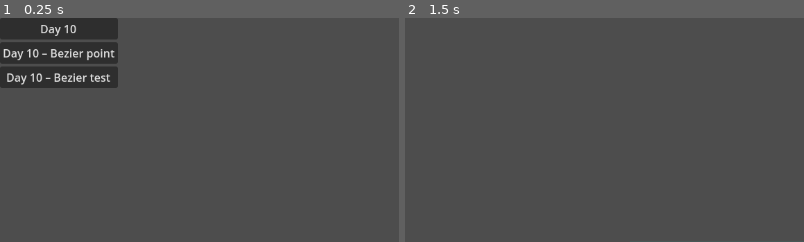
Above: before the commit, frames 1-2 (left to right).
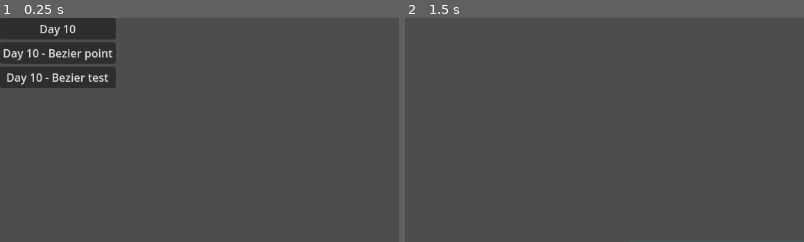
Above: after the commit, the same moments.

Repository: MikulasZelinka/advent-of-godot-2023
Game: Godot game, scene res://scenes/main.tscn
Same seed, same stepped clock (60 frames per second), same inputs: the game is played once before the commit and once after it.
Inputs:
- Up to frame 1 (0.25 s): no input
- Up to frame 2 (1.5 s): click "Day 10" at 0.5 s; click "example1" at 1.25 s
The pictures show only the part of the screen within x 0-50%, y 0-50%; the shares and areas given below are measured in that part.

The runs differ from the first frame. In frame 1, 1.2% of the frame differs, in the area x 10-30%, y 0-32%; in frame 2, nothing differs.

Commit message:
fmt: autoformat with gdscript-toolkit, lints

Diff:
--- a/scenes/day-10/bezier_point.gd
+++ b/scenes/day-10/bezier_point.gd
@@ -3,18 +3,19 @@
 @export var colour: Color
 var selected = false
 
-func  _draw():
+
+func _draw():
 #	print(name, " - ", "global: ", global_position, " local: ", position)
 	draw_circle(Vector2.ZERO, $CollisionShape2D.shape.radius * $CollisionShape2D.scale.x, colour)
 
 
-func _process(delta):
+func _process(_delta):
 	if selected:
 		global_position = get_global_mouse_position()
 		queue_redraw()
 
 
-func _on_input_event(viewport, event, shape_idx):
+func _on_input_event(_viewport, event, _shape_idx):
 #	print(event)
 	if event is InputEventMouseButton and event.button_index == MOUSE_BUTTON_LEFT:
 		selected = event.pressed
--- a/scenes/day-10/bezier_test.gd
+++ b/scenes/day-10/bezier_test.gd
@@ -1,5 +1,4 @@
 extends Node2D
-
 
 var points: PackedVector2Array
 
@@ -8,7 +7,6 @@
 
 var c0 = Vector2.ZERO
 var c1 = Vector2.ZERO
-
 
 var p0_last = Vector2.ZERO
 var p1_last = Vector2.ZERO
@@ -23,13 +21,13 @@
 # if on, horizontal slider control time
 @onready var check_button = $CheckButton
 
+
 func cubic_bezier_to_points(point0: Vector2, point1: Vector2, control0: Vector2, control1: Vector2, time: float):
 	# https://docs.godotengine.org/en/stable/tutorials/math/beziers_and_curves.html#adding-control-points
 	var curve = Curve2D.new()
 
 	curve.add_point(point0, Vector2.ZERO, control0 - point0)
 	curve.add_point(point1, control1 - point1, Vector2.ZERO)
-
 
 #	print(len(curve.get_baked_points()))
 
@@ -59,7 +57,6 @@
 
 #	print(time_slider.value)
 
-
 	if p0_last == p0 and p1_last == p1 and c0_last == c0 and c1_last == c1 and time_last == time:
 		return
 
@@ -80,7 +77,6 @@
 	queue_redraw()
 
 
-
 func _draw():
 	if points == null:
 		print("draw wait")
@@ -95,6 +91,5 @@
 	draw_line(p0, c0, Color(Color.WHITE, 0.5), 4.0, true)
 	draw_line(p1, c1, Color(Color.WHITE, 0.5), 4.0, true)
 
-
 	for p in points:
 		draw_circle(p, 1.0, Color.CORNFLOWER_BLUE)
--- a/scenes/day-10/map.gd
+++ b/scenes/day-10/map.gd
@@ -1,5 +1,4 @@
 extends Node2D
-
 
 const valid_neighbours = {
 	# UP
@@ -10,7 +9,6 @@
 	[0, -1]: {"L": null, "-": null, "F": null},
 	# RIGHT
 	[0, 1]: {"J": null, "-": null, "7": null},
-
 }
 
 const maps = [
@@ -22,11 +20,11 @@
 	"input",
 ]
 
-var coords_to_char: Dictionary;
-var pipe_path: Dictionary;
+var coords_to_char: Dictionary
+var pipe_path: Dictionary
+
 
 func on_map_change(map_name: String):
-
 	var result = part1("res://assets/day-10/%s.txt" % map_name)
 
 	coords_to_char = result[0]
@@ -36,8 +34,8 @@
 
 
 func _ready():
-
 	%MapSelect.map_changed.connect(on_map_change)
+
 
 #	assert(part1("res://assets/example1.txt")[2] == 4)
 #	assert(part1("res://assets/example2.txt")[2] == 8)
@@ -54,7 +52,6 @@
 
 
 func _draw():
-
 #	draw_string(SystemFont.new(), Vector2(100, 100), str(pipe_path))
 
 #	if not pipe_path:
@@ -79,7 +76,9 @@
 #		print(i)
 #		print(keys)
 		var j = i + 1 if i < len(keys) - 1 else 0
-		draw_line(Vector2(keys[i][0], keys[i][1]) * scale_factor, Vector2(keys[j][0], keys[j][1]) * scale_factor, Color.AQUA)
+		draw_line(
+			Vector2(keys[i][0], keys[i][1]) * scale_factor, Vector2(keys[j][0], keys[j][1]) * scale_factor, Color.AQUA
+		)
 
 
 func read_file(file_path):
@@ -113,11 +112,9 @@
 	return [coords_to_char, starting_position]
 
 
-
-
-
 #func can_move_from_to_target(from: Array, to: Array, map: Dictionary):
 #	return valid_neighbours[from - to].has()
+
 
 func part1(file_path):
 	var map_str = read_file(file_path)
@@ -140,7 +137,6 @@
 
 		if valid_neighbours.get(dir).has(next_char):
 			valid_starts.append(next)
-
 
 #	print(coords_to_char)
 #	print(starting_position)
@@ -173,12 +169,12 @@
 
 	return [coords_to_char, pipe_path, len(pipe_path) / 2]
 
+
 func part2(file_path):
 	var part1_results = part1(file_path)
 	var coords_to_char = part1_results[0]
 	var pipe_path = part1_results[1]
 
-
 	var dimensions = coords_to_char.keys().max()
 #	print("coords to char: ", coords_to_char)
 #	print(dimensions)
@@ -198,7 +194,6 @@
 
 		for col in range(1, cols + 1):
 			var current_position = [row, col]
-
 
 			var char = coords_to_char.get(current_position)
 
@@ -226,6 +221,4 @@
 					if start_corner == "F":
 						inside_loop = not inside_loop
 
-
-
 	return num_inside_loop
--- a/scenes/day-10/map_select.gd
+++ b/scenes/day-10/map_select.gd
@@ -1,6 +1,7 @@
 extends OptionButton
 
 signal map_changed(map_name)
+
 
 func _ready():
 	for map in %Map.maps:
@@ -8,6 +9,6 @@
 	_on_item_selected(0)
 
 
-func _on_item_selected(index):
+func _on_item_selected(_index):
 	print("Emitting that map '%s' is now selected" % self.get_item_text(self.selected))
 	map_changed.emit(self.get_item_text(self.selected))
--- a/scenes/main.gd
+++ b/scenes/main.gd
@@ -1,7 +1,7 @@
 extends Node2D
 
 
-func _input(event):
+func _input(_event):
 	if Input.is_action_just_pressed("ui_cancel"):
 		print("Switching to root")
 		get_tree().change_scene_to_file("res://scenes/main.tscn")
--- a/scenes/main_menu.gd
+++ b/scenes/main_menu.gd
@@ -4,16 +4,14 @@
 	# TODO: this doesn't work with error 31
 	# https://docs.godotengine.org/en/stable/classes/class_%40globalscope.html#class-globalscope-constant-err-invalid-parameter
 	"Day 10": preload("res://scenes/day-10/day_10.tscn").instantiate(),
-	"Day 10 – Bezier point": preload("res://scenes/day-10/bezier_point.tscn").instantiate(),
-	"Day 10 – Bezier test": preload("res://scenes/day-10/bezier_test.tscn").instantiate(),
+	"Day 10 - Bezier point": preload("res://scenes/day-10/bezier_point.tscn").instantiate(),
+	"Day 10 - Bezier test": preload("res://scenes/day-10/bezier_test.tscn").instantiate(),
+	#	"Day 10": "res://day-10/day_10.tscn",
+}
 
 
-#	"Day 10": "res://day-10/day_10.tscn",
-
-}
-
-func _button_pressed(name: String):
-	print("Switching scene to %s" % name)
+func _button_pressed(scene_name: String):
+	print("Switching scene to %s" % scene_name)
 
 	# TODO: this doesn't work with error 31
 	# https://docs.godotengine.org/en/stable/classes/class_%40globalscope.html#class-globalscope-constant-err-invalid-parameter
@@ -21,13 +19,12 @@
 #	print(err)
 
 	self.visible = false
-	%Scenes.add_child(scenes[name])
+	%Scenes.add_child(scenes[scene_name])
 
 
 func _ready():
-	for name in scenes:
-
+	for scene_name in scenes:
 		var button = Button.new()
-		button.text = name
-		button.pressed.connect(Callable(self._button_pressed).bind(name))
+		button.text = scene_name
+		button.pressed.connect(Callable(self._button_pressed).bind(scene_name))
 		self.add_child(button)
